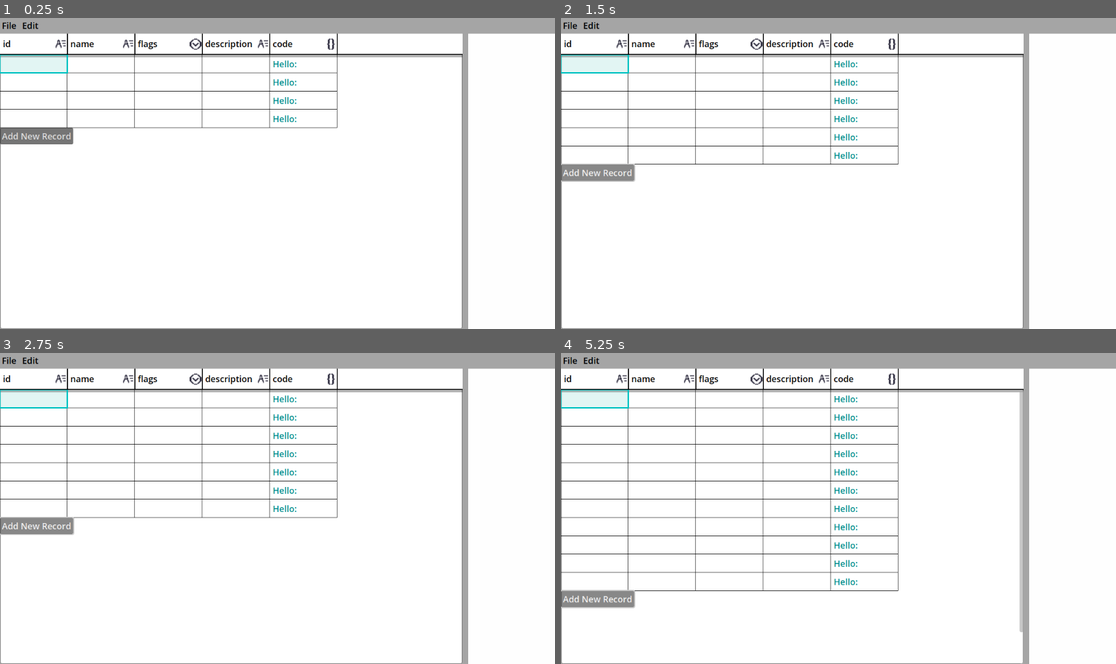
Above: before the commit, frames 1-4 (two rows, left to right).
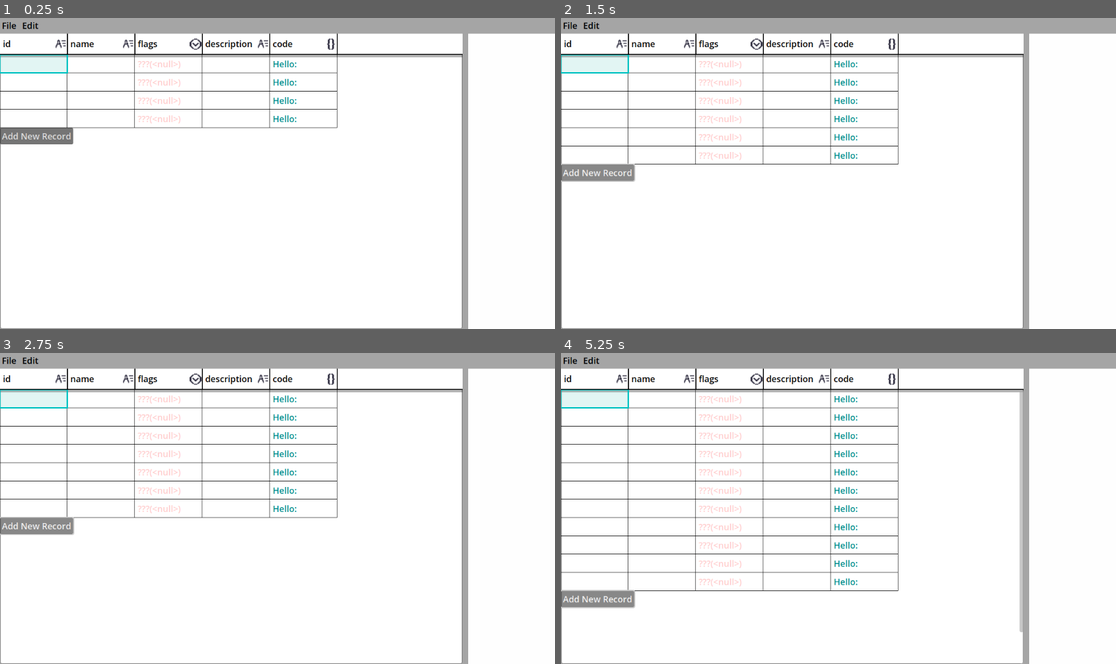
Above: after the commit, the same moments.

Repository: CoolDove/tabro
Game: Godot game, scene res://main.tscn
The game is run twice, just before and just after one commit, with the same random seed, the same clock (stepped at 60 frames per second) and the same inputs.
Inputs:
- Up to frame 1 (0.25 s): no input
- Up to frame 2 (1.5 s): click "Add New Record" at 0.5 s; click "Add New Record" at 1.25 s
- Up to frame 3 (2.75 s): click "Add New Record" at 2 s
- Up to frame 4 (5.25 s): click "Add New Record" at 2.75 s; click "Add New Record" at 3.5 s; click "Add New Record" at 4.25 s; click "Add New Record" at 5 s

The runs differ from the first frame. In frame 1, 0.2% of the frame differs, in the area x 24-33%, y 13-34%; in frame 2, 0.3%; in frame 3, 0.4%; in frame 4, 0.6%, in the area x 24-33%, y 13-75%.

Commit message:
refac: better data structure

Diff:
--- a/scenes/cell_value_editor/cell_value_editor_option.tscn
+++ b/scenes/cell_value_editor/cell_value_editor_option.tscn
@@ -13,17 +13,21 @@
 signal on_exit_code(code:CellValueEditorStatic.ExitCode)
 
 func _ready() -> void:
-	add_item(\"\", 0) # Default item
+	#add_item(\"\", 0) # Default item
 	focus_exited.connect(func():
 		queue_free()
 	)
-	#selected = -1;
-	call_deferred(\"show_popup\")
 	item_selected.connect(func(idx:int):
-		var option_idx = idx - 1
-		var value = \"\"
-		var options = FieldData.parse_standardized_options(data.records[row][column])
-		if option_idx > -1:
+		var option_idx = idx
+		if option_idx < 0:
+			return
+		var celldata = data.records[row][column]
+		if celldata == null || celldata is not Array[int]:
+			var options :Array[int]= [option_idx]
+			data.records[row][column] = options
+			on_value_changed.emit(options)
+		else:
+			var options :Array[int]= celldata
 			var find = options.find(option_idx)
 			if fieldinfo.toption_multiple:
 				if find > -1:
@@ -32,13 +36,14 @@
 					options.append(option_idx)
 			else:
 				options = [option_idx]
-			# value = fieldinfo.toption_options[option_idx]
-			value = \">%s\" % \",\".join(options) if options.size() > 0 else \"\"
-			data.records[row][column] = value
-			on_value_changed.emit(value)
+			data.records[row][column] = options
+			on_value_changed.emit(options)
 		# Mouse click: auto-close without navigation
 		queue_free()
 	)
+	await get_tree().process_frame
+	call_deferred(\"show_popup\")
+	select(-1)
 
 func _input(e: InputEvent) -> void:
 	if e is InputEventMouseButton:
@@ -71,5 +76,6 @@
 anchor_bottom = 1.0
 grow_horizontal = 2
 grow_vertical = 2
+flat = true
 allow_reselect = true
 script = SubResource("GDScript_8xc3v")
--- a/scenes/table_edit.gd
+++ b/scenes/table_edit.gd
@@ -310,7 +310,8 @@
 			add_child(editor)
 			editor.set_deferred("size", Vector2(fieldinfo.width+1, cell_height+1))
 			editor.global_position = cell_control.global_position + Vector2(-1, -1)
-			editor.text = "%s" % data.records[row][column]
+			var celldata = data.records[row][column]
+			editor.text = "%s" % celldata if celldata != null else ""
 			editor.text_changed.connect(func(text:String):
 				data.records[row][column] = text
 				call_deferred("refresh")
@@ -451,34 +452,22 @@
 	for c in control.get_children(): c.queue_free() # Clear the children, some complex types add children to show things, like multi-option type.
 
 	if fieldinfo.type == Main.FieldType.STRING:
-		control.set("text", celldata)
+		control.set("text", celldata if celldata is String else "")
 		control.add_theme_color_override("font_color", Color.DIM_GRAY)
 	elif fieldinfo.type == Main.FieldType.NUMBER:
-		if celldata == null || celldata == "" || celldata.is_valid_int():
-			control.set("text", celldata.to_int())
+		var data :String= celldata if celldata is String else ""
+		if data == null || data == "" || data.is_valid_int():
+			control.set("text", data.to_int())
 			control.add_theme_color_override("font_color", Color.DARK_GREEN)
 		else:
-			control.set("text", celldata)
+			control.set("text", data)
 			control.add_theme_color_override("font_color", Color.RED)
 	elif fieldinfo.type == Main.FieldType.OPTION:
-		var options = []
 		var valid = true
-		if typeof(celldata) != TYPE_STRING:
+		if celldata is not Array[int]:
 			valid = false
-		if valid and celldata.begins_with(">"):
-			var raw_indexes = celldata.substr(1).split(",")
-			for index in raw_indexes:
-				if index.is_valid_int():
-					var idx = index.to_int()
-					if idx >= 0 and idx < fieldinfo.toption_options.size():
-						options.append(fieldinfo.toption_options[idx])
-					else:
-						valid = false
-						break
-				else:
-					valid = false
-					break
 		if valid:
+			var options :Array[int]= celldata
 			var scroll_ctnr = ScrollContainer.new()
 			scroll_ctnr.set_anchors_preset(PRESET_FULL_RECT)
 			control.add_child(scroll_ctnr)
@@ -492,14 +481,15 @@
 			)
 			for elem in options:
 				var lb = ResourceLoader.load("res://scenes/option_element.tscn").instantiate()
-				lb.text = elem
-				var h = (rand_from_seed(elem.hash())[0]%128)/128.0
+				var text :String= fieldinfo.toption_options[elem]
+				lb.text = text
+				var h = (rand_from_seed(lb.text.hash())[0]%128)/128.0
 				lb.set_deferred("color", Color.from_hsv(h, 0.7, 0.6))
 				ctnr.add_child(lb)
+			control.set("text", "")
 		else:
 			control.set("text", "???(%s)" % celldata)
-			control.add_theme_color_override("font_color", Color.RED)
-		control.add_theme_color_override("font_color", Color.RED)
+			control.add_theme_color_override("font_color", Color(1,0,0,0.2))
 	elif fieldinfo.type == Main.FieldType.CODE:
 		var script = GDScript.new()
 		script.source_code = fieldinfo.tcode_code
@@ -511,7 +501,7 @@
 				func(v): return v["name"] == "process_value"
 			)
 			if process_func > -1:
-				var result = script.call("process_value", celldata)
+				var result = script.call("process_value", "" if celldata == null || typeof(celldata) != TYPE_STRING else celldata)
 				control.set("text", result)
 				control.add_theme_color_override("font_color", Color.DARK_CYAN)
 				ok = true
--- a/system/data/tabro_data.gd
+++ b/system/data/tabro_data.gd
@@ -2,7 +2,7 @@
 class_name TabroData
 
 @export var fields : Array[FieldData]
-@export var records : Array[PackedStringArray]
+@export var records : Array # 默认类型是String，Option类型是Array[int]
 
 var is_normalized :bool:
 	get:
@@ -27,7 +27,7 @@
 	return field
 
 func add_record() -> PackedStringArray:
-	var row : PackedStringArray
+	var row : Array
 	row.resize(fields.size())
 	records.append(row)
 	return row
